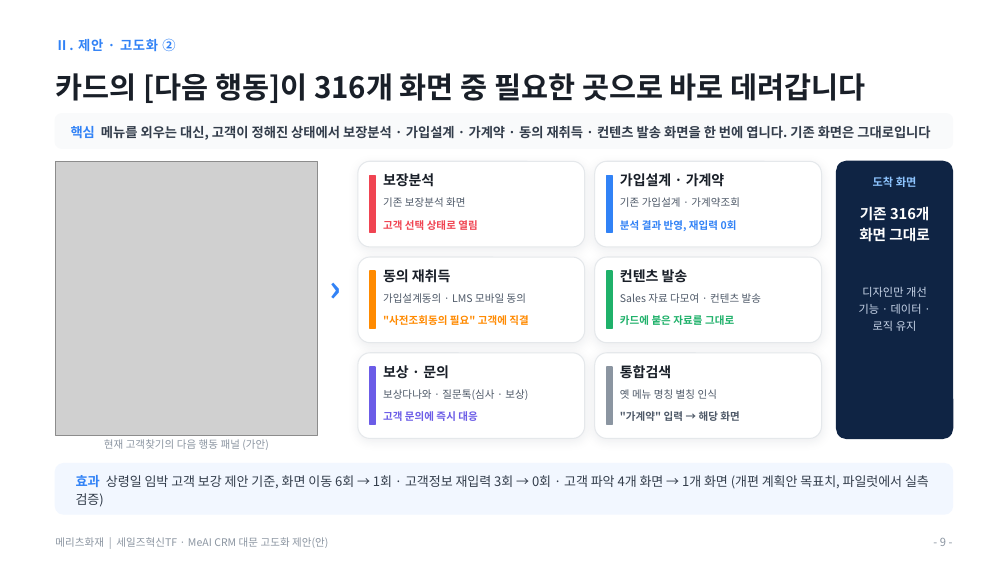
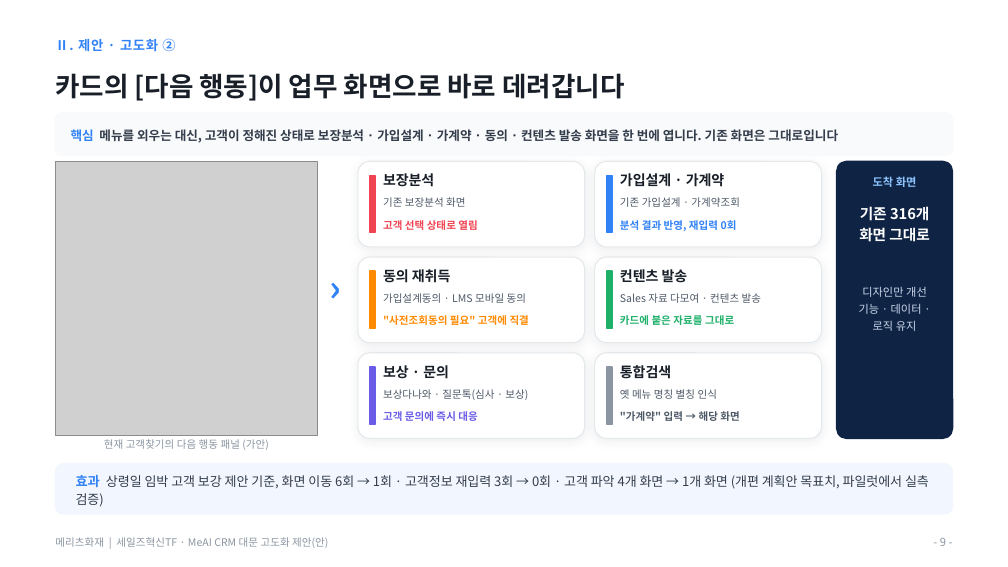
Before and after one commit to hunx11-sys/MeAI, a slide deck: slide 9 of docs/MeAI_CRM대문_고도화_제안_대표이사보고_2026.09.pptx. Drawn at 1008x567 pixels with LibreOffice and Linux fonts; fonts in the diff are those of the drawing; grey boxes stand for pictures. Boxes give left, top, right and bottom in pixels: in the first picture for what was removed or moved away, otherwise in the second. Text is boxed around its words. In the diff, an @@ line names an element or a change of style, - is before the commit and + after.

```diff
--- a/docs/MeAI_CRM대문_고도화_제안_대표이사보고_2026.09.pptx
+++ b/docs/MeAI_CRM대문_고도화_제안_대표이사보고_2026.09.pptx
@@ text at bbox=[55, 73, 624, 101]: text changed; size 21 to 19 pt @@
-카드의 [다음 행동]이 316개 화면 중 필요한 곳으로 바로 데려갑니다
+카드의 [다음 행동]이 업무 화면으로 바로 데려갑니다
@@ rounded rectangle: place and size @@
-rounded rectangle at bbox=[55, 114, 953, 148]
+rounded rectangle at bbox=[55, 113, 953, 155]
@@ rounded rectangle at bbox=[55, 113, 953, 155]: proportions changed @@
@@ text at bbox=[71, 129, 838, 143]: text changed; size 9.5 to 9 pt @@
-핵심 메뉴를 외우는 대신, 고객이 정해진 상태에서 보장분석 · 가입설계 · 가계약 · 동의 재취득 · 컨텐츠 발송 화면을 한 번에 엽니다. 기존 화면은 그대로입니다
+핵심 메뉴를 외우는 대신, 고객이 정해진 상태로 보장분석 · 가입설계 · 가계약 · 동의 · 컨텐츠 발송 화면을 한 번에 엽니다. 기존 화면은 그대로입니다
```
Also in this commit, not shown: 12 other slides changed, 1 other file.
